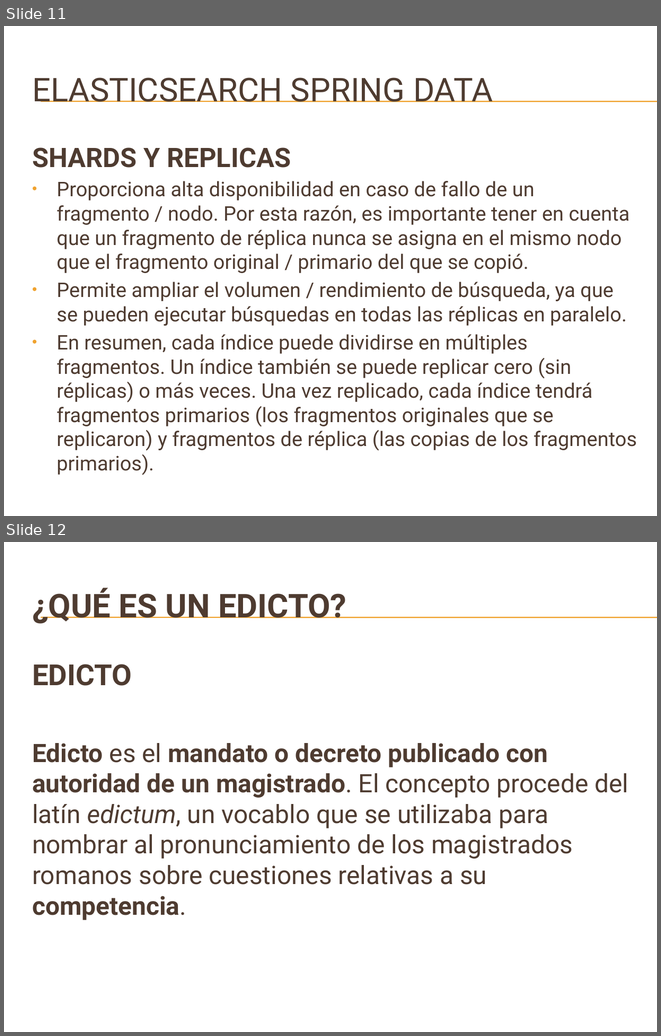
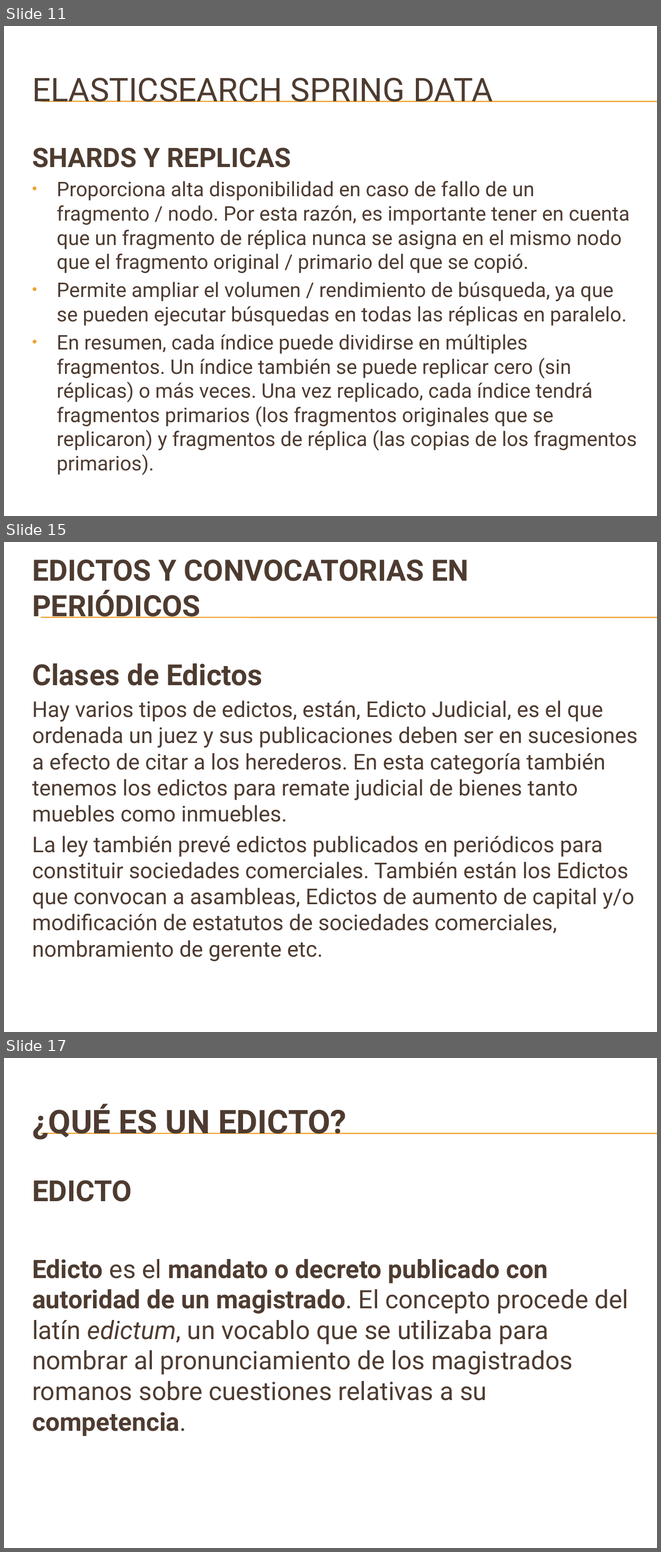
Before and after one commit to danielrpg/searchEngineAPI, a slide deck: document/LOGICA_DE_NEGOCIOS.pptx. Shown one above the other, each under a label of ours: slides 11 and 12 before the commit, slides 11, 15 and 17 after it; the slides between them are not shown. The pictures are 661x1036 and 661x1552 pixels, drawn with LibreOffice and Linux fonts; fonts in the diff are those of the drawing; background and template pictures are left out. Boxes give left, top, right and bottom in pixels: in the first picture for what was removed or moved away, otherwise in the second. Text is boxed around its words. In the diff, an @@ line names an element or a change of style, - is before the commit and + after.

```diff
--- a/document/LOGICA_DE_NEGOCIOS.pptx
+++ b/document/LOGICA_DE_NEGOCIOS.pptx
@@ slide 15 added at [4, 542, 657, 1032], background picture (left out); not listed: 2 template elements that a slide beside it also shows @@
@@ title added at [32, 559, 469, 618], 32.4 pt, text #4E3B30, bold @@
+EDICTOS Y CONVOCATORIAS EN PERIÓDICOS
@@ text added at [32, 663, 637, 961], 24 pt, text #4E3B30 @@
+Clases de Edictos
+Hay varios tipos de edictos, están, Edicto Judicial, es el que ordenada un juez y sus publicaciones deben ser en sucesiones a efecto de citar a los herederos. En esta categoría también tenemos los edictos para remate judicial de bienes tanto muebles como inmuebles.
+La ley también prevé edictos publicados en periódicos para constituir sociedades comerciales. También están los Edictos que convocan a asambleas, Edictos de aumento de capital y/o modificación de estatutos de sociedades comerciales, nombramiento de gerente etc.
@@ what was slide 12 is now slide 17 @@
```
Also in this commit, not shown: 1 slide changed, 4 other slides added, 2 other files.
